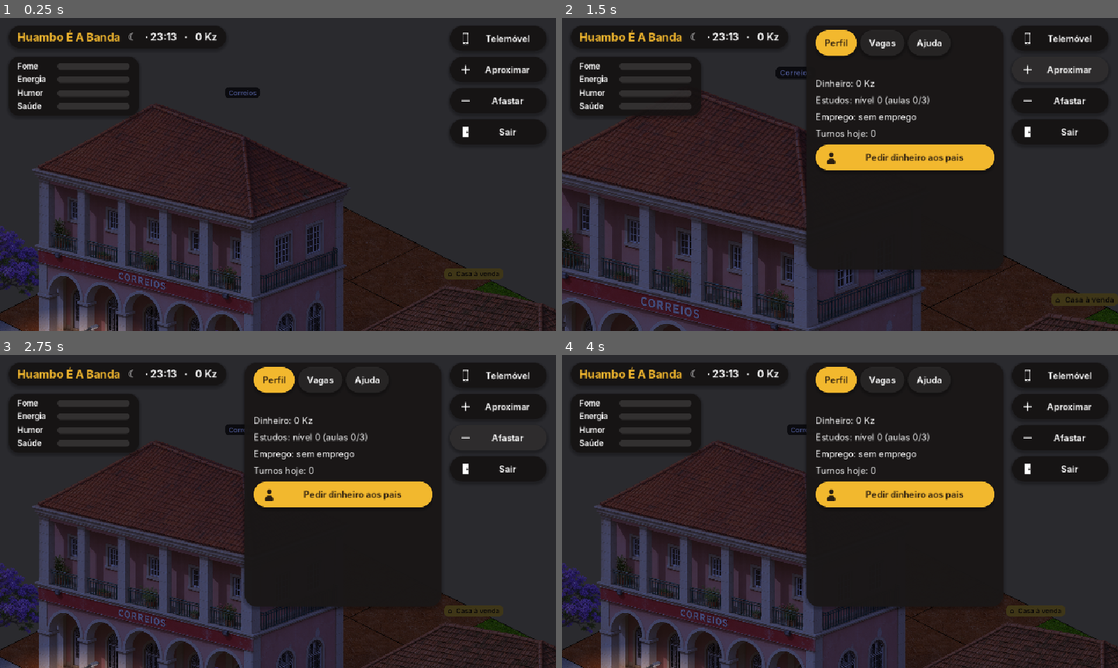
Above: before the commit, frames 1-4 (two rows, left to right).
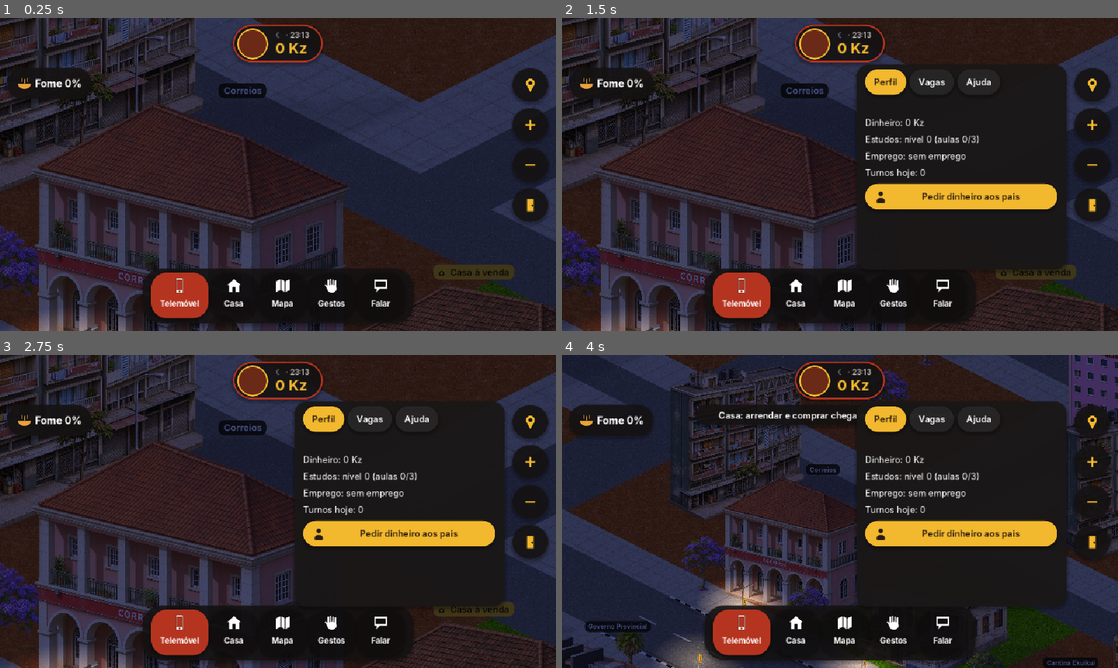
Above: after the commit, the same moments.

Repository: africanof/Huambo-A-Banda
Game: Godot game, scene res://src/game/bairro_world.tscn
Two runs of this game, one before a commit and one after it. Both use one fixed random seed, a clock stepped at 60 frames per second and the inputs below. This scene is started directly instead of the project's main scene.
Inputs (mouse positions are in pixels of both pictures, inside the frame that each line leads up to):
- Up to frame 1 (0.25 s): no input
- Up to frame 2 (1.5 s): click "Telemóvel" at 0.5 s; click (1062, 71) at 1.25 s, where only the run before the commit has a clickable "Aproximar"
- Up to frame 3 (2.75 s): click (500, 436) at 2 s, where only the run before the commit has a clickable "Afastar"
- Up to frame 4 (4 s): click (795, 633) at 2.75 s, where only the run after the commit has a clickable "Casa"; click (845, 633) at 3.5 s, where only the run after the commit has a clickable "Mapa"

The runs differ from the first frame. In frame 1, 32% of the frame differs, in the area x 0-100%, y 0-100%; in frame 2, 43%; in frame 3, 31%; in frame 4, 49%.

Commit message:
Interface estilo telemóvel e cidade a encher o ecrã
- HUD: retrato + dinheiro ao centro, necessidade mais baixa à esquerda, botões redondos
  à direita, barra de separadores em baixo (Telemóvel, Casa, Mapa, Gestos, Falar)
- casario e ruas decorativos à volta do bairro; câmara limitada à cidade; sem vazio
- mosaicos do chão sem linhas escuras (borda lê a textura vizinha)
- telemóvel na vertical: câmara mais perto; nomes maiores; vista Mapa

Co-Authored-By: Claude Opus 5.5 <noreply@anthropic.com>
Claude-Session: https://claude.ai/code/session_01PxWmvmT3BzyG2wzqo5maAu

Diff:
--- a/client/src/debug/autotest.gd
+++ b/client/src/debug/autotest.gd
@@ -141,5 +141,7 @@
 		print("AUTOTEST OK")
 	else:
 		printerr("AUTOTEST FAIL: ", reason)
+	if AppConfig.has_flag("stay"):
+		return # continua no mundo (capturas de ecrã)
 	Net.leave()
 	get_tree().quit(0 if ok else 1)
--- a/client/src/demo/demo_icons.gd
+++ b/client/src/demo/demo_icons.gd
@@ -6,7 +6,7 @@
 const OUT := 24 ## tamanho final
 
 
-static func make(kind: String, color: Color) -> Texture2D:
+static func make(kind: String, color: Color, out := OUT) -> Texture2D:
 	var img := Image.create(S, S, false, Image.FORMAT_RGBA8)
 	img.fill(Color(0, 0, 0, 0))
 	var c := color
@@ -47,7 +47,34 @@
 			_rect(img, Rect2(22, 30, 52, 58), c)
 			_rect(img, Rect2(14, 18, 68, 8), c)
 			_rect(img, Rect2(38, 8, 20, 10), c)
-	img.resize(OUT, OUT, Image.INTERPOLATE_LANCZOS)
+		"pin":
+			_circle(img, Vector2(48, 36), 28, c)
+			_poly(img, [Vector2(24, 50), Vector2(72, 50), Vector2(48, 92)], c)
+			_circle(img, Vector2(48, 36), 11, Color(0, 0, 0, 0))
+		"map":
+			_poly(img, [Vector2(8, 22), Vector2(34, 12), Vector2(34, 76), Vector2(8, 86)], c)
+			_poly(img, [Vector2(38, 12), Vector2(58, 22), Vector2(58, 86), Vector2(38, 76)], c)
+			_poly(img, [Vector2(62, 22), Vector2(88, 12), Vector2(88, 76), Vector2(62, 86)], c)
+		"hand":
+			for i in 4:
+				_rect(img, Rect2(22 + i * 14, 14 + absi(i - 1) * 4, 10, 46), c)
+				_circle(img, Vector2(27 + i * 14, 14 + absi(i - 1) * 4), 5, c)
+			_poly(img, [Vector2(6, 44), Vector2(16, 40), Vector2(26, 58), Vector2(20, 66)], c)
+			_ellipse(img, Vector2(48, 66), 28, 24, c)
+		"chat":
+			_rect(img, Rect2(10, 14, 76, 54), c)
+			_poly(img, [Vector2(24, 66), Vector2(44, 66), Vector2(22, 88)], c)
+			_rect(img, Rect2(20, 26, 56, 30), Color(0, 0, 0, 0))
+		"more":
+			for i in 3:
+				_circle(img, Vector2(20 + i * 28, 48), 9, c)
+		"bowl":
+			_ellipse(img, Vector2(48, 52), 40, 30, c)
+			_rect(img, Rect2(0, 0, 96, 52), Color(0, 0, 0, 0))
+			_rect(img, Rect2(8, 48, 80, 6), c)
+			for i in 3:
+				_rect(img, Rect2(30 + i * 16, 14 + (i % 2) * 6, 6, 26), c)
+	img.resize(out, out, Image.INTERPOLATE_LANCZOS)
 	return ImageTexture.create_from_image(img)
 
 
--- a/client/src/game/bairro_view.gd
+++ b/client/src/game/bairro_view.gd
@@ -15,6 +15,12 @@
 var lights := Node2D.new()
 var labels := Node2D.new()
 var lamp_lights: Array[PointLight2D] = []
+## à volta do bairro jogável desenha-se mais cidade (ruas e casas decorativas),
+## para que o ecrã do telemóvel fique sempre cheio, sem vazio nas bordas
+const MARGIN := 64.0
+## casas/árvores usadas no casario à volta (sem letreiros únicos)
+const FILLER_BUILDINGS := {"casa_colonial": [10, 8], "predio_castanho": [8, 7], "predio_rosa": [8, 8], "predio_60": [9, 7]}
+const FILLER_TREES := ["palmeira", "arvore_avenida", "jacaranda", "arvore_eucalipto"]
 var occluders: Array[Sprite2D] = [] ## edifícios/árvores que podem tapar a personagem
 
 
@@ -41,6 +47,8 @@
 	places = data.places
 	_build_ground()
 	_build_markings()
+	_build_surroundings()
+	RenderingServer.set_default_clear_color(Color("8a5a3c")) # cor da terra: nunca aparece "vazio"
 	for b: Dictionary in data.buildings:
 		var fp: Array = b.fp
 		var at := Vector2(b.at[0], b.at[1])
@@ -78,7 +86,29 @@
 	return best
 
 
+func _inside(x: float, y: float) -> bool:
+	return x >= 0.0 and y >= 0.0 and x < size.x and y < size.y
+
+
+## Fora do bairro: grelha de ruas que continua as do bairro (avenida a y≈24, rua a x≈30).
+func _outer_kind(x: float, y: float) -> String:
+	var dy := fposmod(y - 24.0 + 14.0, 28.0) - 14.0 # distância à avenida mais próxima
+	var dx := fposmod(x - 30.0 + 13.0, 26.0) - 13.0
+	if absf(dy) < 3.0 or absf(dx) < 3.0:
+		return "asfalto"
+	if absf(dy) < 5.0 or absf(dx) < 5.0:
+		return "calcada"
+	return "terra"
+
+
 func _ground_kind(x: float, y: float) -> String:
+	if not _inside(x, y):
+		# a avenida e a rua do bairro continuam com a mesma largura
+		if y >= 20.0 and y < 28.0:
+			return "asfalto"
+		if (y >= 16.0 and y < 20.0) or (y >= 28.0 and y < 32.0):
+			return "calcada"
+		return _outer_kind(x, y)
 	for rule: Dictionary in data.ground:
 		var ok := true
 		if rule.has("x"):
@@ -105,10 +135,57 @@
 		src.create_tile(Vector2i(i, 0))
 	ts.add_source(src, 0)
 	ground.tile_set = ts
-	for i in int(size.x / t):
-		for j in int(size.y / t):
+	var m0 := int(MARGIN / t)
+	for i in range(-m0, int(size.x / t) + m0):
+		for j in range(-m0, int(size.y / t) + m0):
 			ground.set_cell(Vector2i(i, j), 0, Vector2i(names.find(_ground_kind(i * t, j * t)), 0))
 	ground.position = Iso.to_screen(Vector2(t / 2, t / 2)) - ground.map_to_local(Vector2i(0, 0))
+
+
+## Casario decorativo à volta do bairro (mesma arte do Huambo, sem letreiros nem interação).
+func _build_surroundings() -> void:
+	var rng := RandomNumberGenerator.new()
+	rng.seed = hash(str(data.get("id", "")))
+	var ids: Array = FILLER_BUILDINGS.keys()
+	var area := Rect2(-MARGIN, -MARGIN, size.x + MARGIN * 2.0, size.y + MARGIN * 2.0)
+	var keep_out := Rect2(-2, -2, size.x + 4, size.y + 4)
+	var y := area.position.y
+	while y < area.end.y:
+		var x := area.position.x
+		while x < area.end.x:
+			var id: String = ids[rng.randi() % ids.size()]
+			var fp: Array = FILLER_BUILDINGS[id]
+			var lot := Rect2(x, y, float(fp[0]), float(fp[1]))
+			if not lot.intersects(keep_out) and _lot_free(lot):
+				if rng.randf() < 0.78:
+					_add_object(id, Iso.to_screen(lot.position + lot.size))
+				else:
+					_add_object(FILLER_TREES[rng.randi() % FILLER_TREES.size()], Iso.to_screen(lot.get_center()))
+				x += lot.size.x + rng.randf_range(1.0, 3.0)
+			else:
+				x += 2.0
+		y += 2.0
+
+
+## Um lote só leva casa se for todo terra (não invade ruas nem passeios).
+func _lot_free(lot: Rect2) -> bool:
+	var px := lot.position.x
+	while px <= lot.end.x:
+		var py := lot.position.y
+		while py <= lot.end.y:
+			if _inside(px, py) or _ground_kind(px, py) != "terra":
+				return false
+			py += 2.0
+		px += 2.0
+	return not _taken.any(func(r: Rect2) -> bool: return r.grow(0.5).intersects(lot)) and _take(lot)
+
+
+var _taken: Array[Rect2] = []
+
+
+func _take(lot: Rect2) -> bool:
+	_taken.append(lot)
+	return true
 
 
 func _quad(r: Rect2, color: Color) -> void:
@@ -254,7 +331,7 @@
 
 ## Etiquetas legíveis em qualquer zoom.
 func scale_labels(zoom: float, extra: Array = []) -> void:
-	var k := clampf(0.55 / zoom, 1.0, 2.8)
+	var k := clampf(0.75 / zoom, 1.3, 2.2)
 	for c: Control in labels.get_children() + extra:
 		c.pivot_offset = Vector2(c.size.x / 2, c.size.y)
 		c.scale = Vector2(k, k)
--- a/client/src/game/bairro_world.gd
+++ b/client/src/game/bairro_world.gd
@@ -41,7 +41,18 @@
 	hud.catalog = w.get("catalog", {}) if typeof(w.get("catalog")) == TYPE_DICTIONARY else {}
 	add_child(hud)
 	hud.ui_action.connect(_on_hud_action)
-	camera.zoom = Vector2(0.5, 0.5)
+	# telemóvel na vertical: mais perto, a personagem fica bem visível
+	var z0 := 0.68 if get_viewport().get_visible_rect().size.x < 700.0 else 0.5
+	camera.zoom = Vector2(z0, z0)
+	# a câmara não sai da cidade desenhada (bairro + casario à volta)
+	var m := BairroView.MARGIN - 6.0
+	var bb := Rect2(Iso.to_screen(Vector2(-m, -m)), Vector2.ZERO)
+	for corner: Vector2 in [Vector2(view.size.x + m, -m), Vector2(-m, view.size.y + m), view.size + Vector2(m, m)]:
+		bb = bb.expand(Iso.to_screen(corner))
+	camera.limit_left = int(bb.position.x)
+	camera.limit_right = int(bb.end.x)
+	camera.limit_top = int(bb.position.y)
+	camera.limit_bottom = int(bb.end.y)
 	camera.position_smoothing_enabled = true
 	camera.position_smoothing_speed = 6.0
 	add_child(camera)
@@ -76,6 +87,7 @@
 		c.bounds = Rect2(Vector2.ZERO, view.size)
 		camera.position = c.position + Vector2(0, -70)
 		camera.reset_smoothing()
+		hud.set_portrait(c.body.sprite_frames.get_frame_texture("idle_down", 0) if c.body.sprite_frames else null)
 
 
 func _on_spawned(entries: Array) -> void:
@@ -234,6 +246,13 @@
 	match what:
 		"zoom_mais": _zoom(1.25)
 		"zoom_menos": _zoom(0.8)
+		"centrar":
+			if local_char:
+				camera.position = local_char.position + Vector2(0, -70)
+		"mapa":
+			# vista geral do bairro e volta
+			var z := 0.55 if camera.zoom.x < 0.3 else 0.24
+			camera.zoom = Vector2(z, z)
 		"sair":
 			Net.leave()
 			get_tree().change_scene_to_file("res://src/ui/login_screen.tscn")
--- a/client/src/game/game_hud.gd
+++ b/client/src/game/game_hud.gd
@@ -37,50 +37,91 @@
 var _toast_until := 0
 var _title: Label
 var _right := VBoxContainer.new()
-var _right_buttons: Array[Button] = []
 var _needs_panel: PanelContainer
+var _portrait := TextureRect.new()
+var money_label := Label.new()
+var needs_button := Button.new()
+var _dock: PanelContainer
+const ACCENT_DARK := Color("b5341f")
 
 
 func _ready() -> void:
-	# --- barra de cima
-	var top := PanelContainer.new()
-	top.add_theme_stylebox_override("panel", _pill(BG, 22))
-	top.position = Vector2(16, 14)
-	add_child(top)
-	var hb := HBoxContainer.new()
-	hb.add_theme_constant_override("separation", 14)
-	top.add_child(hb)
-	_title = _label("Huambo É A Banda", 20, ACCENT, FONT_BOLD)
-	hb.add_child(_title)
+	# --- topo ao centro: retrato + dinheiro (como nos jogos de vida para telemóvel)
+	var money_pill := PanelContainer.new()
+	var msb := _pill(BG, 36, ACCENT_DARK)
+	msb.content_margin_left = 8
+	msb.content_margin_right = 26
+	msb.content_margin_top = 6
+	msb.content_margin_bottom = 6
+	money_pill.add_theme_stylebox_override("panel", msb)
+	money_pill.anchor_left = 0.5
+	money_pill.anchor_right = 0.5
+	money_pill.grow_horizontal = Control.GROW_DIRECTION_BOTH
+	money_pill.offset_top = 12
+	add_child(money_pill)
+	var mh := HBoxContainer.new()
+	mh.add_theme_constant_override("separation", 12)
+	money_pill.add_child(mh)
+	_portrait.custom_minimum_size = Vector2(52, 52)
+	_portrait.expand_mode = TextureRect.EXPAND_IGNORE_SIZE
+	_portrait.stretch_mode = TextureRect.STRETCH_KEEP_ASPECT_COVERED
+	var frame := PanelContainer.new()
+	var fsb := _pill(Color("6b2a17"), 28, ACCENT)
+	fsb.set_content_margin_all(2)
+	fsb.shadow_size = 0
+	frame.add_theme_stylebox_override("panel", fsb)
+	frame.clip_children = CanvasItem.CLIP_CHILDREN_AND_DRAW
+	frame.add_child(_portrait)
+	mh.add_child(frame)
+	var mv := VBoxContainer.new()
+	mv.add_theme_constant_override("separation", -2)
+	mv.alignment = BoxContainer.ALIGNMENT_CENTER
+	mh.add_child(mv)
 	top_label.add_theme_font_override("font", FONT)
-	top_label.add_theme_font_size_override("font_size", 18)
-	hb.add_child(top_label)
-
-	# --- necessidades
+	top_label.add_theme_font_size_override("font_size", 13)
+	top_label.add_theme_color_override("font_color", Color(1, 1, 1, 0.7))
+	mv.add_child(top_label)
+	money_label.add_theme_font_override("font", FONT_BOLD)
+	money_label.add_theme_font_size_override("font_size", 26)
+	money_label.add_theme_color_override("font_color", ACCENT)
+	mv.add_child(money_label)
+	_title = top_label
+
+	# --- topo à esquerda: necessidade mais baixa; tocar abre as quatro
+	needs_button.toggle_mode = true
+	_style_round(needs_button, 26, BG)
+	needs_button.custom_minimum_size = Vector2(150, 56)
+	needs_button.position = Vector2(14, 90)
+	needs_button.icon = DemoIcons.make("bowl", Color("8fe08a"), 28)
+	needs_button.add_theme_font_override("font", FONT_BOLD)
+	needs_button.add_theme_font_size_override("font_size", 18)
+	needs_button.toggled.connect(func(on: bool) -> void: _needs_panel.visible = on)
+	add_child(needs_button)
 	var needs := PanelContainer.new()
 	needs.add_theme_stylebox_override("panel", _pill(BG, 18))
-	needs.position = Vector2(16, 70)
+	needs.position = Vector2(14, 154)
+	needs.visible = false
 	add_child(needs)
 	_needs_panel = needs
 	var nv := VBoxContainer.new()
-	nv.add_theme_constant_override("separation", 6)
+	nv.add_theme_constant_override("separation", 8)
 	needs.add_child(nv)
 	for n: Array in NEEDS:
 		var row := HBoxContainer.new()
 		row.add_theme_constant_override("separation", 8)
-		var l := _label(n[1], 14, Color.WHITE, FONT)
-		l.custom_minimum_size = Vector2(64, 0)
+		var l := _label(n[1], 15, Color.WHITE, FONT)
+		l.custom_minimum_size = Vector2(70, 0)
 		row.add_child(l)
 		var bar := ProgressBar.new()
-		bar.custom_minimum_size = Vector2(130, 12)
+		bar.custom_minimum_size = Vector2(130, 14)
 		bar.show_percentage = false
 		bar.max_value = 100
 		var fill := StyleBoxFlat.new()
 		fill.bg_color = n[2]
-		fill.set_corner_radius_all(6)
+		fill.set_corner_radius_all(7)
 		var back := StyleBoxFlat.new()
 		back.bg_color = Color(1, 1, 1, 0.12)
-		back.set_corner_radius_all(6)
+		back.set_corner_radius_all(7)
 		bar.add_theme_stylebox_override("fill", fill)
 		bar.add_theme_stylebox_override("background", back)
 		bar.size_flags_vertical = Control.SIZE_SHRINK_CENTER
@@ -88,21 +129,40 @@
 		need_bars[n[0]] = bar
 		nv.add_child(row)
 
-	# --- botões da direita
+	# --- botões redondos à direita
 	var right := _right
-	right.add_theme_constant_override("separation", 10)
+	right.add_theme_constant_override("separation", 12)
 	right.anchor_left = 1.0
 	right.anchor_right = 1.0
-	right.offset_left = -190
-	right.offset_right = -16
-	right.offset_top = 14
+	right.offset_left = -78
+	right.offset_right = -14
+	right.offset_top = 90
 	add_child(right)
-	right.add_child(_button("Telemóvel", "phone_icon", BG, Color.WHITE, func() -> void: _toggle_phone()))
-	right.add_child(_button("Aproximar", "plus", BG, Color.WHITE, func() -> void: ui_action.emit("zoom_mais")))
-	right.add_child(_button("Afastar", "minus", BG, Color.WHITE, func() -> void: ui_action.emit("zoom_menos")))
-	right.add_child(_button("Sair", "door", BG, Color.WHITE, func() -> void: ui_action.emit("sair")))
-	for b: Node in right.get_children():
-		_right_buttons.append(b as Button)
+	right.add_child(_round("pin", "Onde estou", func() -> void: ui_action.emit("centrar")))
+	right.add_child(_round("plus", "Aproximar", func() -> void: ui_action.emit("zoom_mais")))
+	right.add_child(_round("minus", "Afastar", func() -> void: ui_action.emit("zoom_menos")))
+	right.add_child(_round("door", "Sair", func() -> void: ui_action.emit("sair")))
+
+	# --- barra de baixo (separadores)
+	var dock := PanelContainer.new()
+	dock.add_theme_stylebox_override("panel", _pill(BG, 34))
+	dock.anchor_left = 0.5
+	dock.anchor_right = 0.5
+	dock.anchor_top = 1.0
+	dock.anchor_bottom = 1.0
+	dock.grow_horizontal = Control.GROW_DIRECTION_BOTH
+	dock.grow_vertical = Control.GROW_DIRECTION_BEGIN
+	dock.offset_bottom = -14
+	add_child(dock)
+	_dock = dock
+	var dh := HBoxContainer.new()
+	dh.add_theme_constant_override("separation", 4)
+	dock.add_child(dh)
+	dh.add_child(_tab("phone", "Telemóvel", true, func() -> void: _toggle_phone()))
+	dh.add_child(_tab("home", "Casa", false, func() -> void: show_toast("Casa: arrendar e comprar chega na próxima atualização.", true)))
+	dh.add_child(_tab("map", "Mapa", false, func() -> void: ui_action.emit("mapa")))
+	dh.add_child(_tab("hand", "Gestos", false, func() -> void: show_toast("Gestos: brevemente.", true)))
+	dh.add_child(_tab("chat", "Falar", false, func() -> void: show_toast("Conversar: brevemente.", true)))
 
 	# --- ações do lugar (em baixo, ao centro)
 	actions_box.add_theme_constant_override("separation", 10)
@@ -111,8 +171,8 @@
 	actions_box.anchor_right = 1.0
 	actions_box.anchor_top = 1.0
 	actions_box.anchor_bottom = 1.0
-	actions_box.offset_top = -92
-	actions_box.offset_bottom = -36
+	actions_box.offset_top = -170
+	actions_box.offset_bottom = -114
 	add_child(actions_box)
 
 	# --- ação em curso
@@ -122,8 +182,8 @@
 	busy_box.anchor_bottom = 1.0
 	busy_box.offset_left = -170
 	busy_box.offset_right = 170
-	busy_box.offset_top = -150
-	busy_box.offset_bottom = -100
+	busy_box.offset_top = -230
+	busy_box.offset_bottom = -180
 	busy_label.add_theme_font_override("font", FONT)
 	busy_label.add_theme_font_size_override("font_size", 16)
 	busy_label.add_theme_color_override("font_outline_color", Color.BLACK)
@@ -194,34 +254,39 @@
 
 # ------------------------------------------------------------------ disposição
 
-## Ecrãs estreitos (telemóvel na vertical): botões só com ícone, painéis à largura do ecrã.
+## Telemóvel e ementa: painel à direita no ecrã largo; largura do ecrã no estreito.
 func _layout() -> void:
 	var w := get_viewport().get_visible_rect().size.x
 	var compact := w < 900.0
-	_title.visible = not compact
-	for b: Button in _right_buttons:
-		b.text = "" if compact else str(b.get_meta("label", b.text))
-		b.custom_minimum_size = Vector2(46, 46) if compact else Vector2(0, 46)
-		b.tooltip_text = str(b.get_meta("label", ""))
-	_right.offset_left = -62.0 if compact else -190.0
-	var side := 62.0 if compact else 190.0
-	# telemóvel e ementa: à direita no PC; ocupam a largura livre no ecrã estreito
 	for p: PanelContainer in [phone, menu_panel]:
+		p.anchor_bottom = 1.0
+		p.offset_bottom = -110
 		if compact:
 			p.anchor_left = 0.0
 			p.offset_left = 12
-			p.offset_right = -side - 8
-			p.offset_top = 70
+			p.offset_right = -12
+			p.offset_top = 84
 		else:
 			p.anchor_left = 1.0
-			p.offset_left = -560
-			p.offset_right = -206
-			p.offset_top = 14
+			p.offset_left = -470
+			p.offset_right = -92
+			p.offset_top = 84
 	var tw := minf(480.0, w - 40.0)
 	toast_label.custom_minimum_size = Vector2(tw, 0)
 	toast_panel.offset_left = -tw / 2.0 - 20.0
 	toast_panel.offset_right = tw / 2.0 + 20.0
-	toast_panel.offset_top = 70.0 if not compact else 180.0
+	toast_panel.offset_top = 90.0
+
+
+## Retrato da personagem para o topo (recorte da cabeça e tronco da animação parada).
+func set_portrait(tex: Texture2D) -> void:
+	if tex == null:
+		return
+	var at := AtlasTexture.new()
+	at.atlas = tex
+	var sz := tex.get_size()
+	at.region = Rect2(sz.x * 0.18, 0, sz.x * 0.64, sz.y * 0.42)
+	_portrait.texture = at
 
 
 # ------------------------------------------------------------------ atualização
@@ -230,7 +295,8 @@
 	var h := int(minutes / 60.0)
 	var m := int(minutes) % 60
 	var money := int(Net.me.get("money", 0))
-	top_label.text = "%s  %s · %02d:%02d   ·   %s Kz" % ["☀" if h >= 6 and h < 18 else "☾", place_text, h, m, DemoHud._money(money)]
+	top_label.text = "%s %s · %02d:%02d" % ["☀" if h >= 6 and h < 18 else "☾", place_text.to_upper(), h, m]
+	money_label.text = "%s Kz" % DemoHud._money(money)
 
 
 func _process(_delta: float) -> void:
@@ -253,8 +319,17 @@
 func refresh() -> void:
 	_busy_received = Time.get_ticks_msec()
 	var n: Dictionary = Net.me.get("needs", {})
+	var low := ""
 	for k: String in need_bars:
 		(need_bars[k] as ProgressBar).value = float(n.get(k, 0))
+		if low == "" or float(n.get(k, 0)) < float(n.get(low, 0)):
+			low = k
+	# botão das necessidades: mostra a mais urgente
+	for e: Array in NEEDS:
+		if e[0] == low:
+			needs_button.text = "%s %d%%" % [e[1], int(n.get(low, 0))]
+			needs_button.icon = DemoIcons.make("bowl", e[2], 28) if needs_button.get_meta("low", "") != low else needs_button.icon
+			needs_button.set_meta("low", low)
 	_rebuild_actions()
 	if phone.visible:
 		_rebuild_phone()
@@ -445,8 +520,51 @@
 	return l
 
 
-func _pill(c: Color, r: int) -> StyleBoxFlat:
-	return DemoHud._pill(c, r)
+func _pill(c: Color, r: int, border := Color(0, 0, 0, 0)) -> StyleBoxFlat:
+	var sb := DemoHud._pill(c, r)
+	if border.a > 0.0:
+		sb.border_color = border
+		sb.set_border_width_all(3)
+	return sb
+
+
+func _style_round(b: Button, r: int, bg: Color) -> void:
+	b.add_theme_stylebox_override("normal", _pill(bg, r))
+	b.add_theme_stylebox_override("hover", _pill(bg.lightened(0.12), r))
+	b.add_theme_stylebox_override("pressed", _pill(bg.lightened(0.18), r))
+	b.add_theme_stylebox_override("hover_pressed", _pill(bg.lightened(0.18), r))
+	b.add_theme_stylebox_override("focus", StyleBoxEmpty.new())
+	b.focus_mode = Control.FOCUS_NONE
+	for st: String in ["font_color", "font_hover_color", "font_pressed_color", "font_hover_pressed_color"]:
+		b.add_theme_color_override(st, Color.WHITE)
+
+
+## Botão redondo só com ícone (coluna da direita).
+func _round(icon: String, tip: String, cb: Callable) -> Button:
+	var b := Button.new()
+	b.icon = DemoIcons.make(icon, ACCENT, 28)
+	b.icon_alignment = HORIZONTAL_ALIGNMENT_CENTER
+	b.tooltip_text = tip
+	b.custom_minimum_size = Vector2(60, 60)
+	_style_round(b, 30, BG)
+	b.pressed.connect(cb)
+	return b
+
+
+## Separador da barra de baixo: ícone por cima do texto.
+func _tab(icon: String, text: String, main: bool, cb: Callable) -> Button:
+	var b := Button.new()
+	b.text = text
+	b.icon = DemoIcons.make(icon, Color.WHITE, 30)
+	b.icon_alignment = HORIZONTAL_ALIGNMENT_CENTER
+	b.vertical_icon_alignment = VERTICAL_ALIGNMENT_TOP
+	b.custom_minimum_size = Vector2(84, 74)
+	b.add_theme_font_override("font", FONT_BOLD)
+	b.add_theme_font_size_override("font_size", 14)
+	b.add_theme_constant_override("h_separation", 2)
+	_style_round(b, 28, ACCENT_DARK if main else Color(0, 0, 0, 0))
+	b.pressed.connect(cb)
+	return b
 
 
 func _button(text: String, icon: String, bg: Color, fg: Color, cb: Callable) -> Button:
Binary file changed: client/assets/demo/chao_tiles.png
